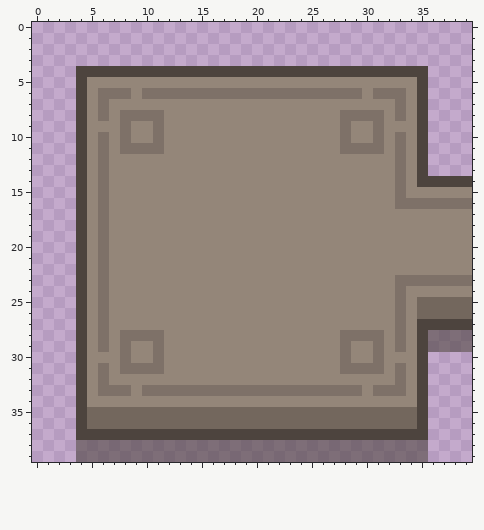
Pixel-art sprite -- Assets/Sunchoi/Resources/BuiltInData/Map/Sprite/Map_E_Closed.png. The first picture shows the starting point.
The file is 40x40 pixels. Colours within 5 levels of each other are drawn and written as one.
New version:
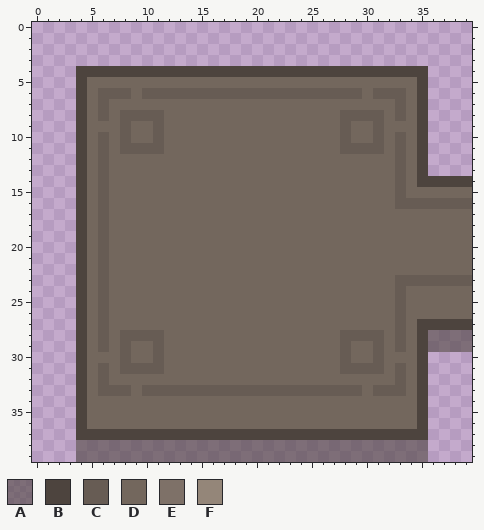
Palette (. is transparent): A #4d443e96  B #4d443e  C #675c54  D #73675d  E #7e7168  F #948679
Difference:
@@ x 0..39 @@
  4 ....BBBBBBBBBBBBBBBBBBBBBBBBBBBBBBBB....
- 5 ....BFFFFFFFFFFFFFFFFFFFFFFFFFFFFFFB....
- 6 ....BFEEEFEEEEEEEEEEEEEEEEEEEEFEEEFB....
- 7 ....BFEFFFFFFFFFFFFFFFFFFFFFFFFFFEFB....
- 8 ....BFEFEEEEFFFFFFFFFFFFFFFFEEEEFEFB....
- 9 ....BFFFEFFEFFFFFFFFFFFFFFFFEFFEFFFB....
-10 ....BFEFEFFEFFFFFFFFFFFFFFFFEFFEFEFB....
-11 ....BFEFEEEEFFFFFFFFFFFFFFFFEEEEFEFB....
-12 ....BFEFFFFFFFFFFFFFFFFFFFFFFFFFFEFB....
-13 ....BFEFFFFFFFFFFFFFFFFFFFFFFFFFFEFB....
-14 ....BFEFFFFFFFFFFFFFFFFFFFFFFFFFFEFBBBBB
-15 ....BFEFFFFFFFFFFFFFFFFFFFFFFFFFFEFFFFFF
-16 ....BFEFFFFFFFFFFFFFFFFFFFFFFFFFFEEEEEEE
-17 ....BFEFFFFFFFFFFFFFFFFFFFFFFFFFFFFFFFFF
-18 ....BFEFFFFFFFFFFFFFFFFFFFFFFFFFFFFFFFFF
-19 ....BFEFFFFFFFFFFFFFFFFFFFFFFFFFFFFFFFFF
-20 ....BFEFFFFFFFFFFFFFFFFFFFFFFFFFFFFFFFFF
-21 ....BFEFFFFFFFFFFFFFFFFFFFFFFFFFFFFFFFFF
-22 ....BFEFFFFFFFFFFFFFFFFFFFFFFFFFFFFFFFFF
-23 ....BFEFFFFFFFFFFFFFFFFFFFFFFFFFFEEEEEEE
-24 ....BFEFFFFFFFFFFFFFFFFFFFFFFFFFFEFFFFFF
-25 ....BFEFFFFFFFFFFFFFFFFFFFFFFFFFFEFDDDDD
-26 ....BFEFFFFFFFFFFFFFFFFFFFFFFFFFFEFDDDDD
-27 ....BFEFFFFFFFFFFFFFFFFFFFFFFFFFFEFBBBBB
-28 ....BFEFEEEEFFFFFFFFFFFFFFFFEEEEFEFBAAAA
-29 ....BFEFEFFEFFFFFFFFFFFFFFFFEFFEFEFBAAAA
-30 ....BFFFEFFEFFFFFFFFFFFFFFFFEFFEFFFB....
-31 ....BFEFEEEEFFFFFFFFFFFFFFFFEEEEFEFB....
-32 ....BFEFFFFFFFFFFFFFFFFFFFFFFFFFFEFB....
-33 ....BFEEEFEEEEEEEEEEEEEEEEEEEEFEEEFB....
-34 ....BFFFFFFFFFFFFFFFFFFFFFFFFFFFFFFB....
+ 5 ....BDDDDDDDDDDDDDDDDDDDDDDDDDDDDDDB....
+ 6 ....BDCCCDCCCCCCCCCCCCCCCCCCCCDCCCDB....
+ 7 ....BDCDDDDDDDDDDDDDDDDDDDDDDDDDDCDB....
+ 8 ....BDCDCCCCDDDDDDDDDDDDDDDDCCCCDCDB....
+ 9 ....BDDDCDDCDDDDDDDDDDDDDDDDCDDCDDDB....
+10 ....BDCDCDDCDDDDDDDDDDDDDDDDCDDCDCDB....
+11 ....BDCDCCCCDDDDDDDDDDDDDDDDCCCCDCDB....
+12 ....BDCDDDDDDDDDDDDDDDDDDDDDDDDDDCDB....
+13 ....BDCDDDDDDDDDDDDDDDDDDDDDDDDDDCDB....
+14 ....BDCDDDDDDDDDDDDDDDDDDDDDDDDDDCDBBBBB
+15 ....BDCDDDDDDDDDDDDDDDDDDDDDDDDDDCDDDDDD
+16 ....BDCDDDDDDDDDDDDDDDDDDDDDDDDDDCCCCCCC
+17 ....BDCDDDDDDDDDDDDDDDDDDDDDDDDDDDDDDDDD
+18 ....BDCDDDDDDDDDDDDDDDDDDDDDDDDDDDDDDDDD
+19 ....BDCDDDDDDDDDDDDDDDDDDDDDDDDDDDDDDDDD
+20 ....BDCDDDDDDDDDDDDDDDDDDDDDDDDDDDDDDDDD
+21 ....BDCDDDDDDDDDDDDDDDDDDDDDDDDDDDDDDDDD
+22 ....BDCDDDDDDDDDDDDDDDDDDDDDDDDDDDDDDDDD
+23 ....BDCDDDDDDDDDDDDDDDDDDDDDDDDDDCCCCCCC
+24 ....BDCDDDDDDDDDDDDDDDDDDDDDDDDDDCDDDDDD
+25 ....BDCDDDDDDDDDDDDDDDDDDDDDDDDDDCDDDDDD
+26 ....BDCDDDDDDDDDDDDDDDDDDDDDDDDDDCDDDDDD
+27 ....BDCDDDDDDDDDDDDDDDDDDDDDDDDDDCDBBBBB
+28 ....BDCDCCCCDDDDDDDDDDDDDDDDCCCCDCDBAAAA
+29 ....BDCDCDDCDDDDDDDDDDDDDDDDCDDCDCDBAAAA
+30 ....BDDDCDDCDDDDDDDDDDDDDDDDCDDCDDDB....
+31 ....BDCDCCCCDDDDDDDDDDDDDDDDCCCCDCDB....
+32 ....BDCDDDDDDDDDDDDDDDDDDDDDDDDDDCDB....
+33 ....BDCCCDCCCCCCCCCCCCCCCCCCCCDCCCDB....
+34 ....BDDDDDDDDDDDDDDDDDDDDDDDDDDDDDDB....
 35 ....BDDDDDDDDDDDDDDDDDDDDDDDDDDDDDDB....
